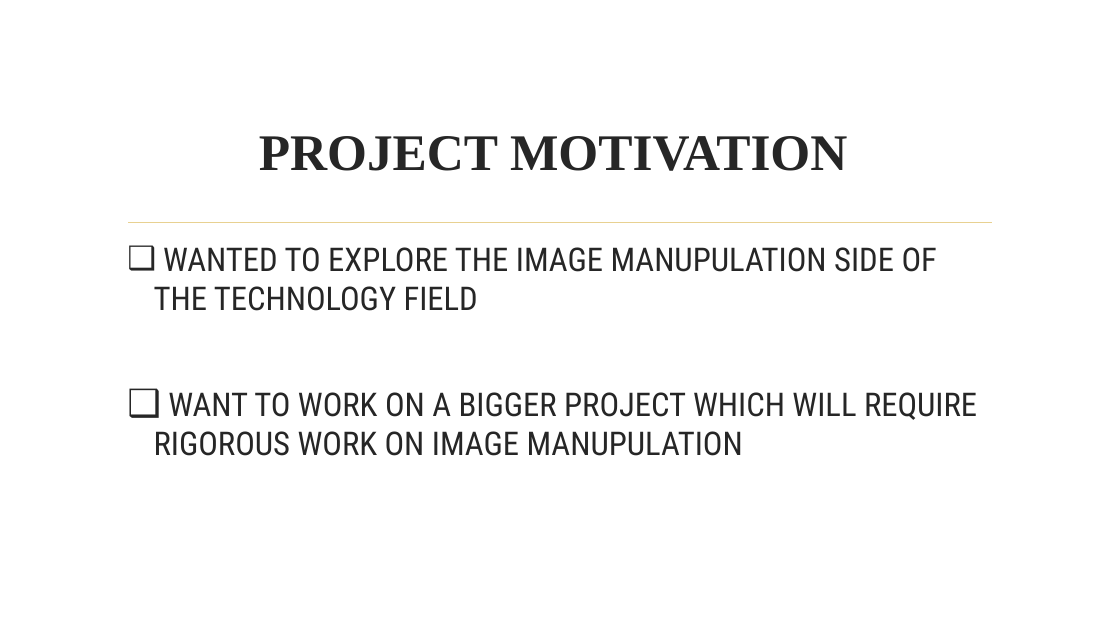
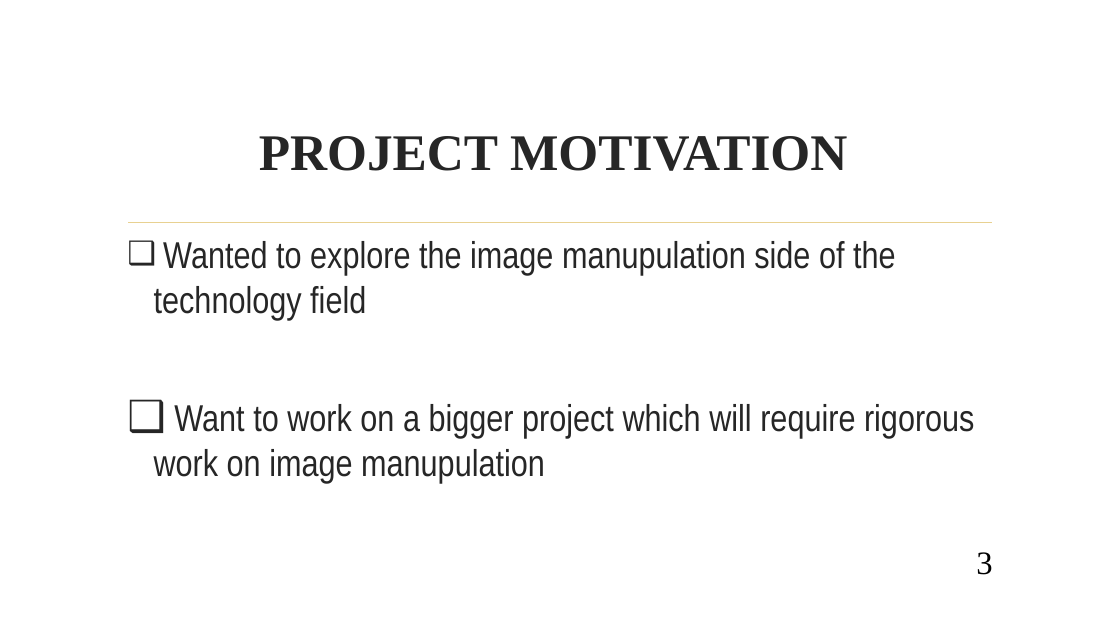
Before and after one commit to jsureka/ImageX, a slide deck: slide 3 of SOFTWARE PROJECT LAB -1.pptx. Drawn at 1120x630 pixels with LibreOffice and Linux fonts; fonts in the diff are those of the drawing; background and template pictures are left out. Boxes give left, top, right and bottom in pixels: in the first picture for what was removed or moved away, otherwise in the second. Text is boxed around its words. In the diff, an @@ line names an element or a change of style, - is before the commit and + after.

```diff
--- a/SOFTWARE PROJECT LAB -1.pptx
+++ b/SOFTWARE PROJECT LAB -1.pptx
@@ text at (154, 241, 975, 483): text changed; size 28 to 32 pt; font Roboto Condensed to Arial Narrow @@
-❑ WANTED TO EXPLORE THE IMAGE MANUPULATION SIDE OF THE TECHNOLOGY FIELD
-❑ WANT TO WORK ON A BIGGER PROJECT WHICH WILL REQUIRE RIGOROUS WORK ON IMAGE MANUPULATION
+❑ Wanted to explore the image manupulation side of the technology field
+❑ Want to work on a bigger project which will require rigorous work on image manupulation
@@ page number added at (976, 552, 992, 575), 28 pt, text #000000 @@
+3
```
Also in this commit, not shown: 10 other slides changed, 10 other files.
